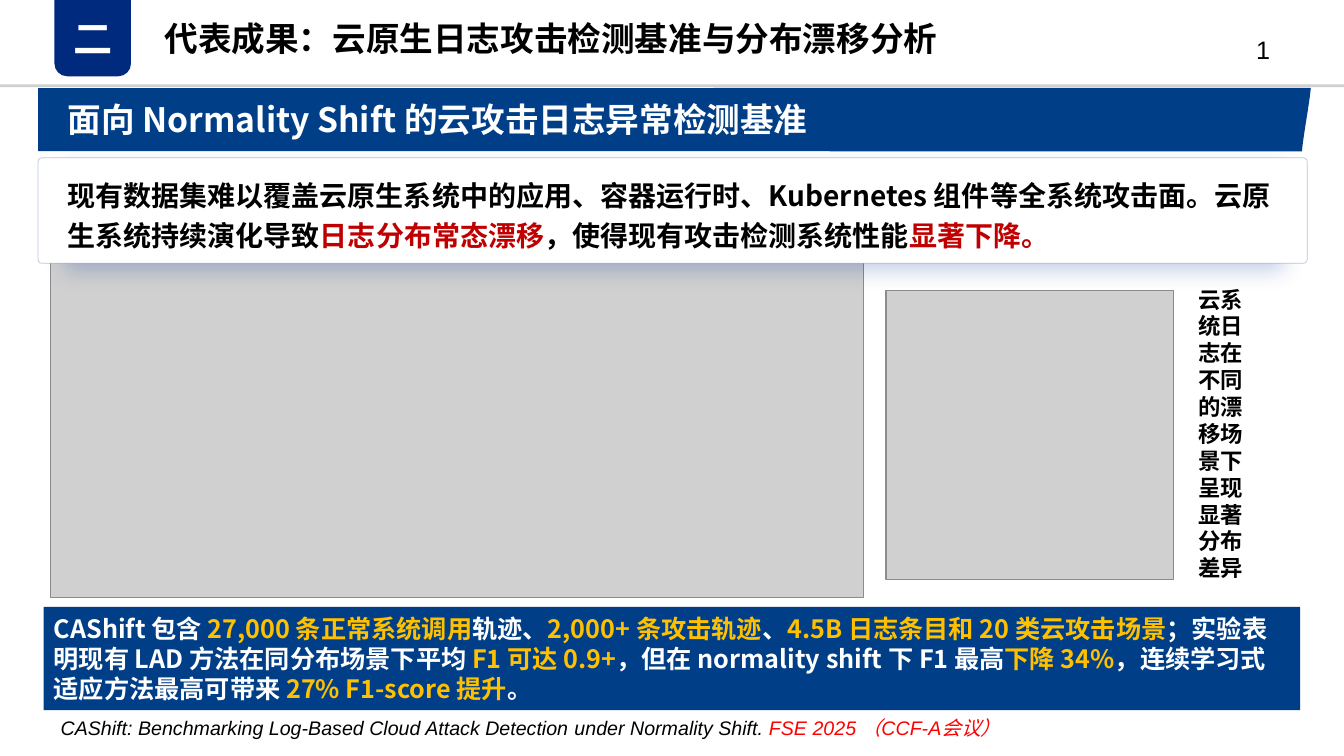
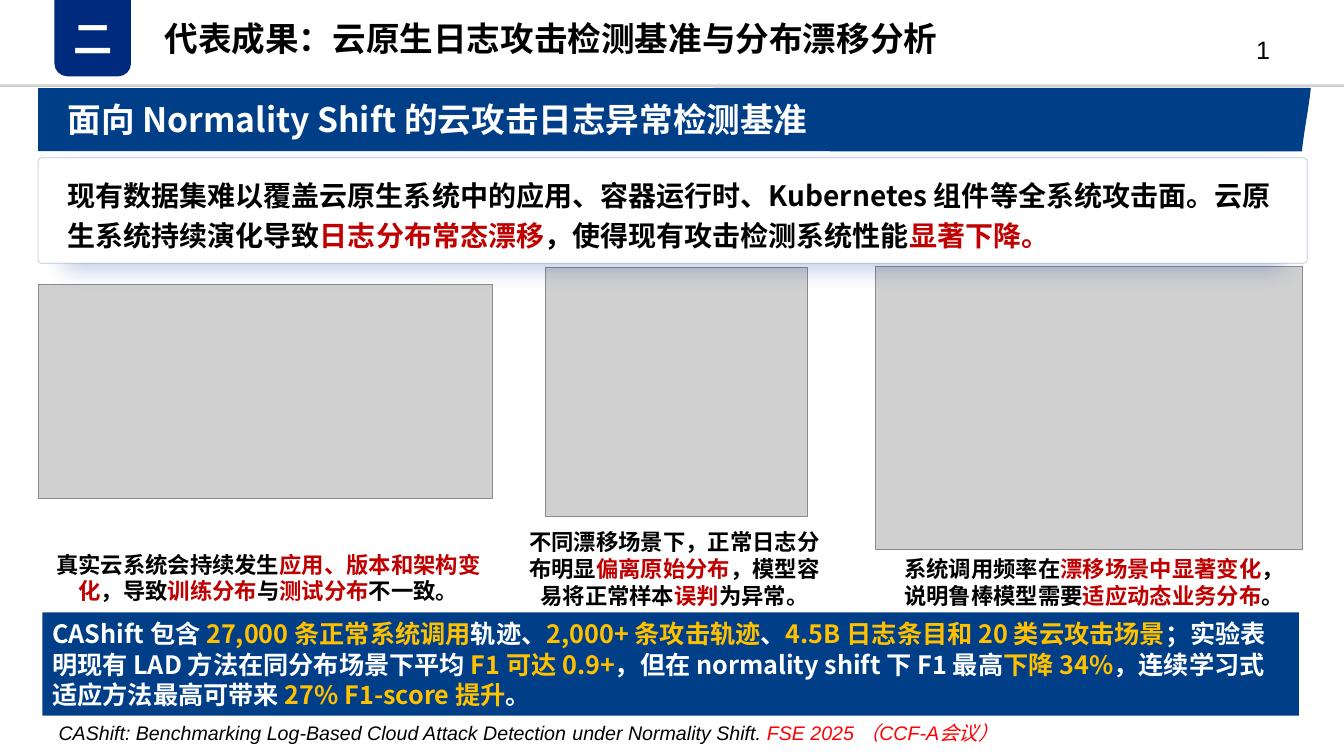
Before and after one commit to QSI-Lab/QSI.github.io, a slide deck: slide 1 of ppts/FSE2025CAShift.pptx. Drawn at 1344x756 pixels with LibreOffice and Linux fonts; fonts in the diff are those of the drawing; grey boxes stand for pictures. Boxes give left, top, right and bottom in pixels: in the first picture for what was removed or moved away, otherwise in the second. Text is boxed around its words. In the diff, an @@ line names an element or a change of style, - is before the commit and + after.

```diff
--- a/ppts/FSE2025CAShift.pptx
+++ b/ppts/FSE2025CAShift.pptx
@@ picture removed at (50, 261, 863, 598) @@
@@ picture added at (545, 268, 808, 517) @@
@@ picture: place and size @@
-picture at (886, 291, 1174, 580)
+picture at (876, 266, 1304, 551)
@@ picture added at (38, 284, 493, 498) @@
@@ text removed at (1199, 289, 1244, 578) @@
-云系统日志在不同的漂移场景下呈现显著分布差异
@@ text added at (529, 531, 819, 606), 16 pt, text #000000, bold @@
+不同漂移场景下，正常日志分布明显偏离原始分布，模型容易将正常样本误判为异常。
@@ text added at (56, 553, 480, 602), 16 pt, text #000000, bold @@
+真实云系统会持续发生应用、版本和架构变化，导致训练分布与测试分布不一致。
@@ text added at (904, 558, 1284, 606), 16 pt, text #000000, bold @@
+系统调用频率在漂移场景中显著变化，说明鲁棒模型需要适应动态业务分布。
@@ rectangle "CAShift 包含 27,000 条正常系统调用轨迹、2,000+ 条攻击轨迹、4.5B ...": place and size @@
-rectangle "CAShift 包含 27,000 条正常系统调用轨迹、2,000+ 条攻击轨迹、4.5B ..." at (43, 607, 1301, 710)
+rectangle "CAShift 包含 27,000 条正常系统调用轨迹、2,000+ 条攻击轨迹、4.5B ..." at (42, 613, 1300, 716)
@@ text "CAShift: Benchmarking Log-Based Cloud Attack ...": place and size @@
-text "CAShift: Benchmarking Log-Based Cloud Attack ..." at (61, 720, 941, 739)
+text "CAShift: Benchmarking Log-Based Cloud Attack ..." at (59, 724, 939, 744)
```
Also in this commit, not shown: 3 other files.
